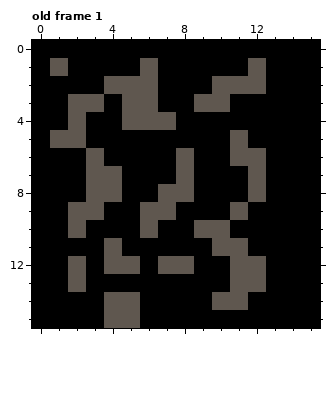
A pixel-art file gets an edit: assets/wall.aseprite. That is the earlier state.
16x16 pixels, 1 frame. Shown: old frame 1. The commit also changed other frames, which this record leaves out.
After the commit:
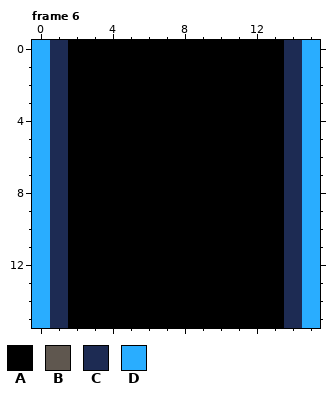
Palette (. is transparent): A #000000  B #5f574f  C #1d2b53  D #29adff
A new or re-ordered frame is compared with the old frame closest to it.
Log entry: connecting textures for walls, and changed spawner to a hole
The exact change:
frames 1 -> 16
Frame 6 is new; against old frame 1:
The author changed colour B to colour A in row 1 at x 6 and 12; in row 2 at x 4 to 6 and 10 to 12; in row 3 at x 2 to 3, 5 to 6 and 9 to 10; in row 4 at x 2 and 5 to 7; in row 5 at x 2 and 11; in row 6 at x 3, 8 and 11 to 12.
The author changed colour B to colour A in row 7 at x 3 to 4, 8 and 12; in row 8 at x 3 to 4, 7 to 8 and 12; in row 9 at x 2 to 3, 6 to 7 and 11; in row 10 at x 2, 6 and 9 to 10; in row 11 at x 4 and 10 to 11; in row 12 at x 2, 4 to 5, 7 to 8 and 11 to 12.
The author changed colour B to colour A in row 13 at x 2 and 11 to 12; in row 14 at x 4 to 5 and 10 to 11; in row 15 at x 4 to 5.
The author changed colour A to colour C in row 0 at x 1 and 14; in row 1 at x 14; in rows 2 to 4 at x 1 and 14; in row 5 at x 14; in rows 6 to 15 at x 1 and 14.
The author changed colour B to colour C in row 1 at x 1; in row 5 at x 1.
The author changed colour A to colour D in rows 0 to 15 at x 0 and 15.
